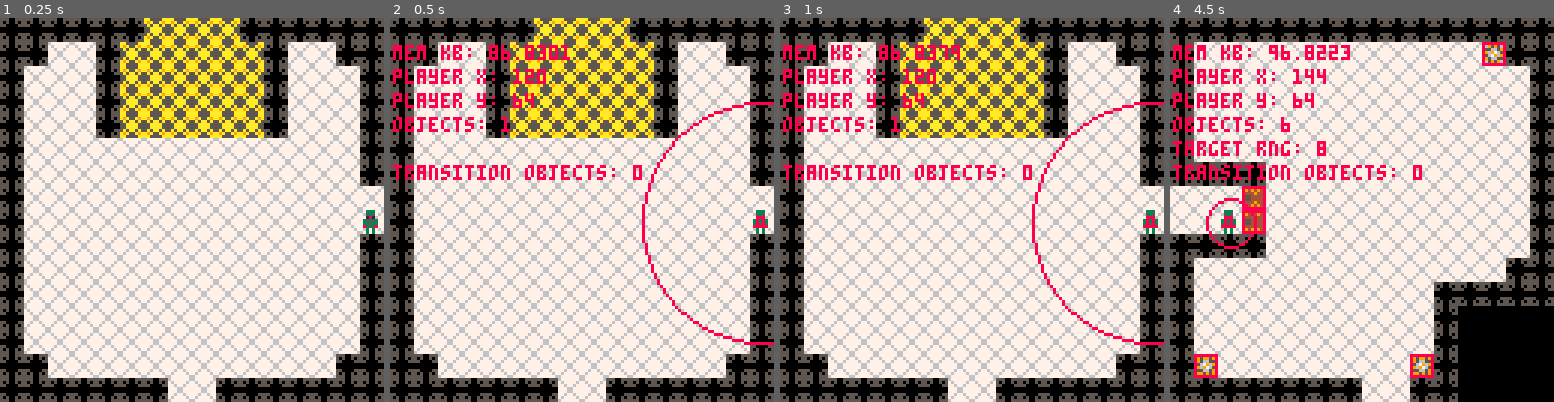
Above: before the commit, frames 1-4 (left to right).
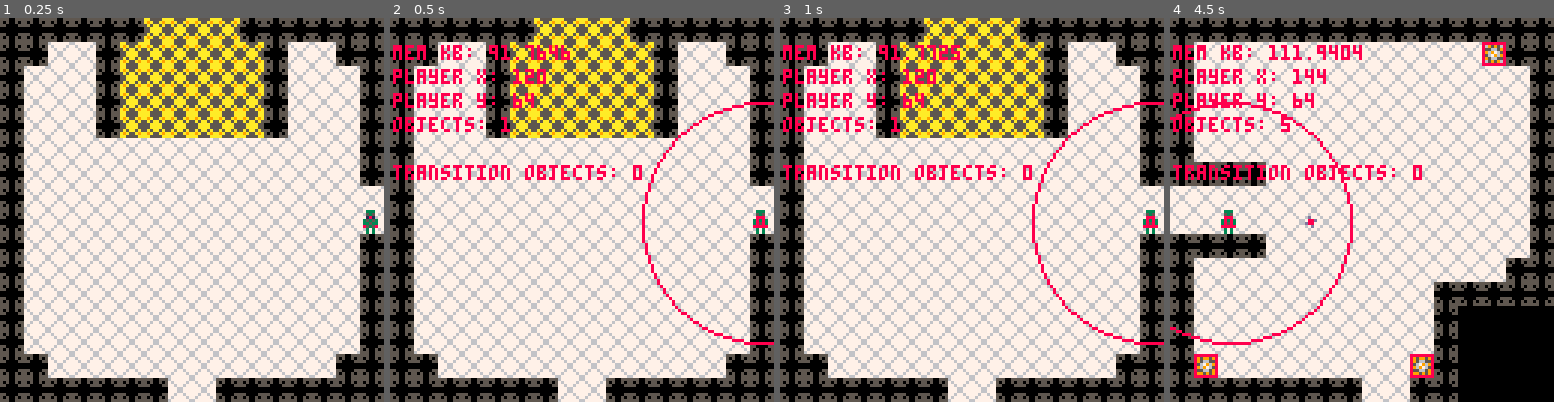
Above: after the commit, the same moments.

Repository: rledford/pico-door
Game: PICO-8 cartridge door.p8
Two runs of this game, one before a commit and one after it. Both use one fixed random seed, a clock stepped at 60 frames per second and the inputs below.
Inputs:
- Up to frame 1 (0.25 s): no input
- Up to frame 2 (0.5 s): tap X (X key) at 0.33 s
- Up to frame 3 (1 s): tap O (Z key) at 0.7 s
- Up to frame 4 (4.5 s): tap X (X key) at 1.07, 1.85, 2.97, 4.08 s; hold Right 1.6-2.1 s; tap O (Z key) every 0.4 s from 1.7 to 4.1 s; hold Up 2.15-2.42 s; hold Right 2.47-3.03 s; hold Left 3.08-3.58 s; hold Down 3.63-3.97 s; hold Right from 4.02 s (still down)

Frame 1 is identical in both runs. In frame 2, 0.2% of the frame differs, in the area x 25-47%, y 7-11%; in frame 3, 0.2%; in frame 4, 2.9%, in the area x 0-50%, y 7-86%.

Commit message:
Add particle system.

Diff:
--- a/door.p8
+++ b/door.p8
@@ -21,7 +21,7 @@
 -- [x] make destroyed doors not respawn when reentering room
 -- [x] despawn enemies when switching rooms
 -- [x] animate enemy spawning in
--- [] add particle effects when destroying objects
+-- [x] add particle effects when destroying objects
 -- [] add pickup items (health, weapon upgrades)
 -- [] add chests that drop pickups
 -- [] persist which chests have been destroyed
@@ -124,6 +124,7 @@
 	if player.target ~= nil then
 		spr(20, player.target.x, player.target.y)
 	end
+	draw_particles()
 	if debug then
 		print("mem kb: "..stat(0),  camera_pos.x + 1, camera_pos.y + 1 + 8, 8)
 		print("player x: "..player.x, camera_pos.x + 1, camera_pos.y + 1 + 16, 8)
@@ -153,6 +154,7 @@
 		end
 		obj.move()
 	end)
+	updat_particles()
 end
 
 -- player --
@@ -287,7 +289,7 @@
 		this.auto_target_radius=40
 		this.threat = 1
 		this.group = ENEMY_GROUP
-		this.hp = 3
+		this.hp = 1
 		this.move_rate=30
 		this.move_timer=0
 		this.anim = make_animation({48,49}, 16)
@@ -318,7 +320,7 @@
 		this.anim = make_animation({50,51}, 25)
 		this.threat = 1
 		this.group = ENEMY_GROUP
-		this.hp = 6
+		this.hp = 1
 		this.move_rate=15
 		this.move_timer=0
 		this.touch_damage = 10
@@ -341,7 +343,7 @@
 		this.anim = make_animation({53,54}, 40)
 		this.threat = 1
 		this.group = ENEMY_GROUP
-		this.hp = 10
+		this.hp = 1
 		this.move_rate=5
 		this.move_timer=0
 		this.touch_damage = 15
@@ -359,7 +361,7 @@
 door_type = {
 	init=function(this)
 		this.group = ENEMY_GROUP
-		this.hp = 10
+		this.hp = 1
 		this.anim = make_animation({3})
 	end,
 	take_damage=function(this, amount)
@@ -368,6 +370,7 @@
 			--play destroy sound
 			--spawn particles
 			mset(this.x/TILE_SIZE,this.y/TILE_SIZE, FLOOR_TILE)
+			make_particle_group(this.x, this.y)
 			destroy_object(this)
 		else
 			-- play hit sound
@@ -507,6 +510,7 @@
 		else
 			obj.hp -= amount
 			if obj.hp <= 0 then
+				make_particle_group(obj.x,obj.y)
 				destroy_object(obj)
 				return
 			end
@@ -672,6 +676,66 @@
 	return anim
 end
 
+-- particles --
+---------------
+
+particles = {}
+particle_pool = {}
+function make_particle_group(x,y)
+	local pgroup
+
+	if count(particle_pool) > 0 then
+		pgroup = particle_pool[1]
+		del(particle_pool, pgroup)
+
+		pgroup.init(x,y)
+		add(particles, pgroup)
+
+		return
+	end
+
+	pgroup = {
+		lifetime = 0,
+		particles={}
+	}
+
+	for i=1,20 do
+		add(pgroup.particles, {x=0,y=0,spd=1,dir={x=1,y=0},color=8})
+	end
+
+	pgroup.init = function(x, y)
+		pgroup.lifetime = 60
+		foreach(pgroup.particles, function(p)
+			p.x = x
+			p.y = y
+			p.spd = 0.5
+			p.dir.x = rnd() * (rnd() >= 0.5 and -1 or 1)
+			p.dir.y = rnd() * (rnd() >= 0.5 and -1 or 1)
+			p.color = rnd(flr(15)+1)
+		end)
+	end
+
+	pgroup.init(x,y)
+	add(particles, pgroup)
+end
+
+updat_particles = function()
+	local pgroup
+	for i=count(particles),1,-1 do
+		pgroup = particles[i]
+		pgroup.lifetime -= 1
+		if pgroup.lifetime > 0 then
+			for p in all(pgroup.particles) do
+				p.x += p.dir.x * p.spd
+				p.y += p.dir.y * p.spd
+			end
+		else
+			del(particles, pgroup)
+			add(particle_pool, pgroup)
+		end
+	end
+end
+
 -- drawing --
 -------------
 function draw_object(obj)
@@ -682,6 +746,14 @@
 	end
 	if debug then
 		rect(obj.x+obj.hitbox.x,obj.y+obj.hitbox.y,obj.x+obj.hitbox.x+obj.hitbox.w-1,obj.y+obj.hitbox.y+obj.hitbox.h-1,8)
+	end
+end
+
+function draw_particles()
+	for group in all(particles) do
+		for p in all(group.particles) do
+			pset(p.x, p.y, p.color)
+		end
 	end
 end
 
